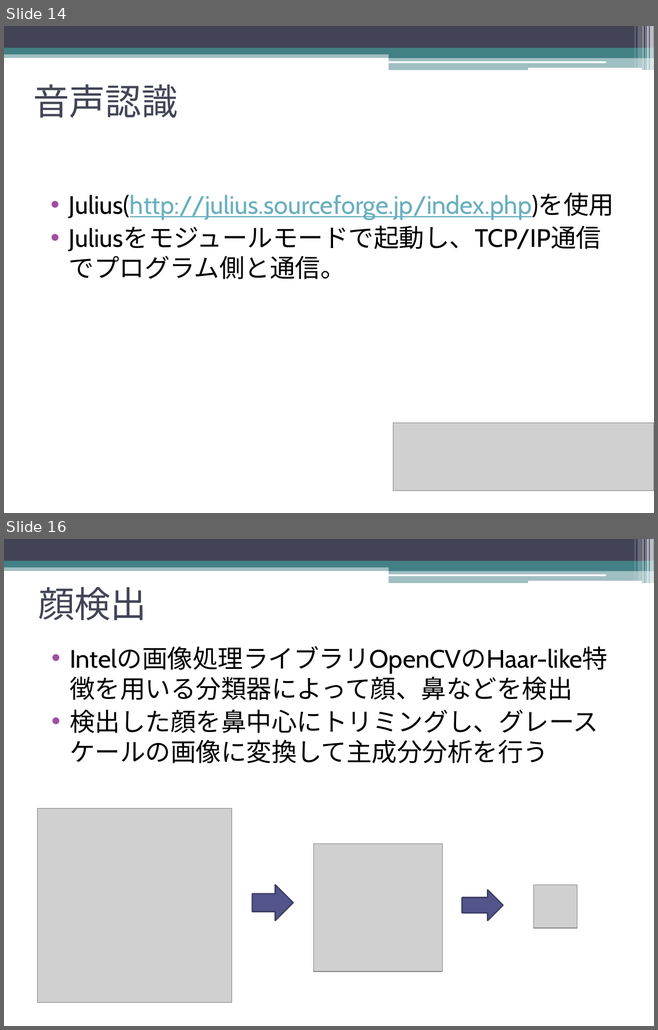
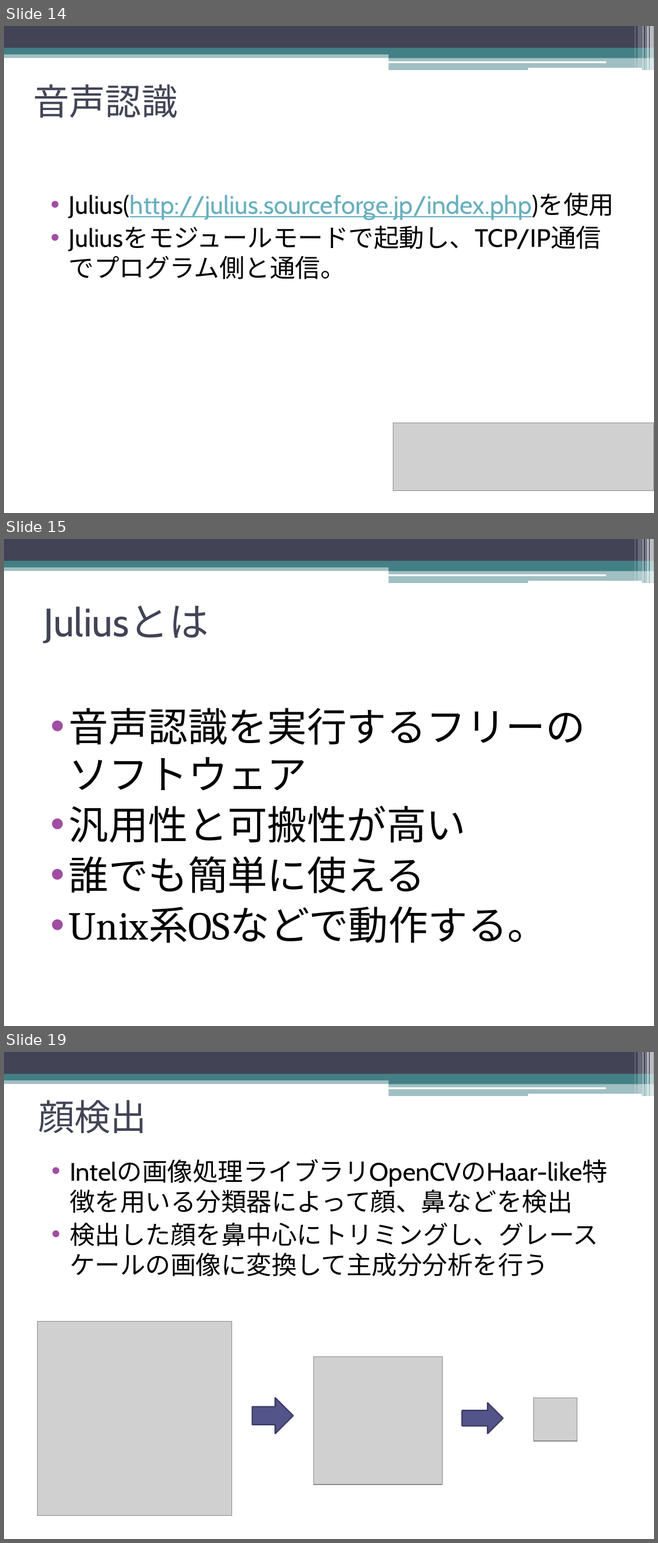
Before and after one commit to Shell-Wataru/AutoRecognition, a slide deck: RecogSlide.pptx. Shown one above the other, each under a label of ours: slides 14 and 16 before the commit, slides 14, 15 and 19 after it; the slides between them are not shown. The pictures are 658x1030 and 658x1543 pixels, drawn with LibreOffice and Linux fonts; fonts in the diff are those of the drawing; grey boxes stand for pictures. Boxes give left, top, right and bottom in pixels: in the first picture for what was removed or moved away, otherwise in the second. Text is boxed around its words. In the diff, an @@ line names an element or a change of style, - is before the commit and + after.

```diff
--- a/RecogSlide.pptx
+++ b/RecogSlide.pptx
@@ slide 15 added at (x1=4, y1=539, x2=654, y2=1026), background #FFFFFF; not listed: 13 template elements that a slide beside it also shows @@
@@ title added at (x1=43, y1=606, x2=208, y2=643), 44 pt, text #424456 @@
+Juliusとは
@@ text added at (x1=69, y1=708, x2=585, y2=943), 44 pt, text #000000 @@
+• 音声認識を実行するフリーのソフトウェア
+• 汎用性と可搬性が高い
+• 誰でも簡単に使える
+• Unix系OSなどで動作する。
@@ what was slide 16 is now slide 19 @@
```
Also in this commit, not shown: 6 slides changed, 3 other slides added, 1 slide removed.
